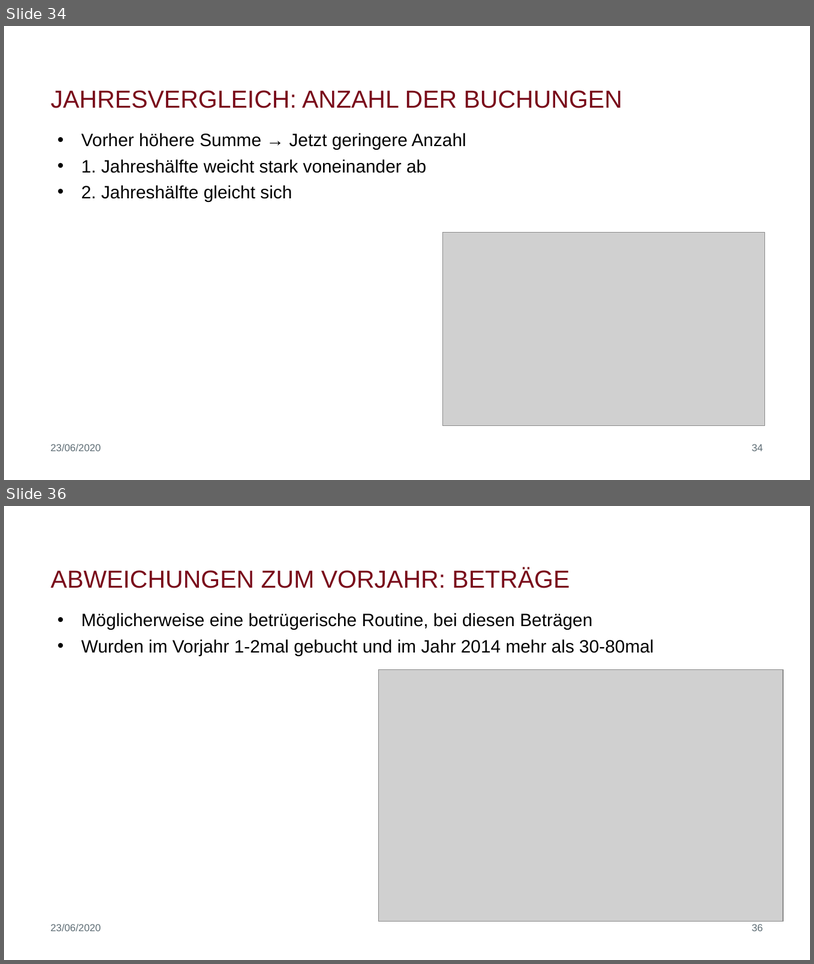
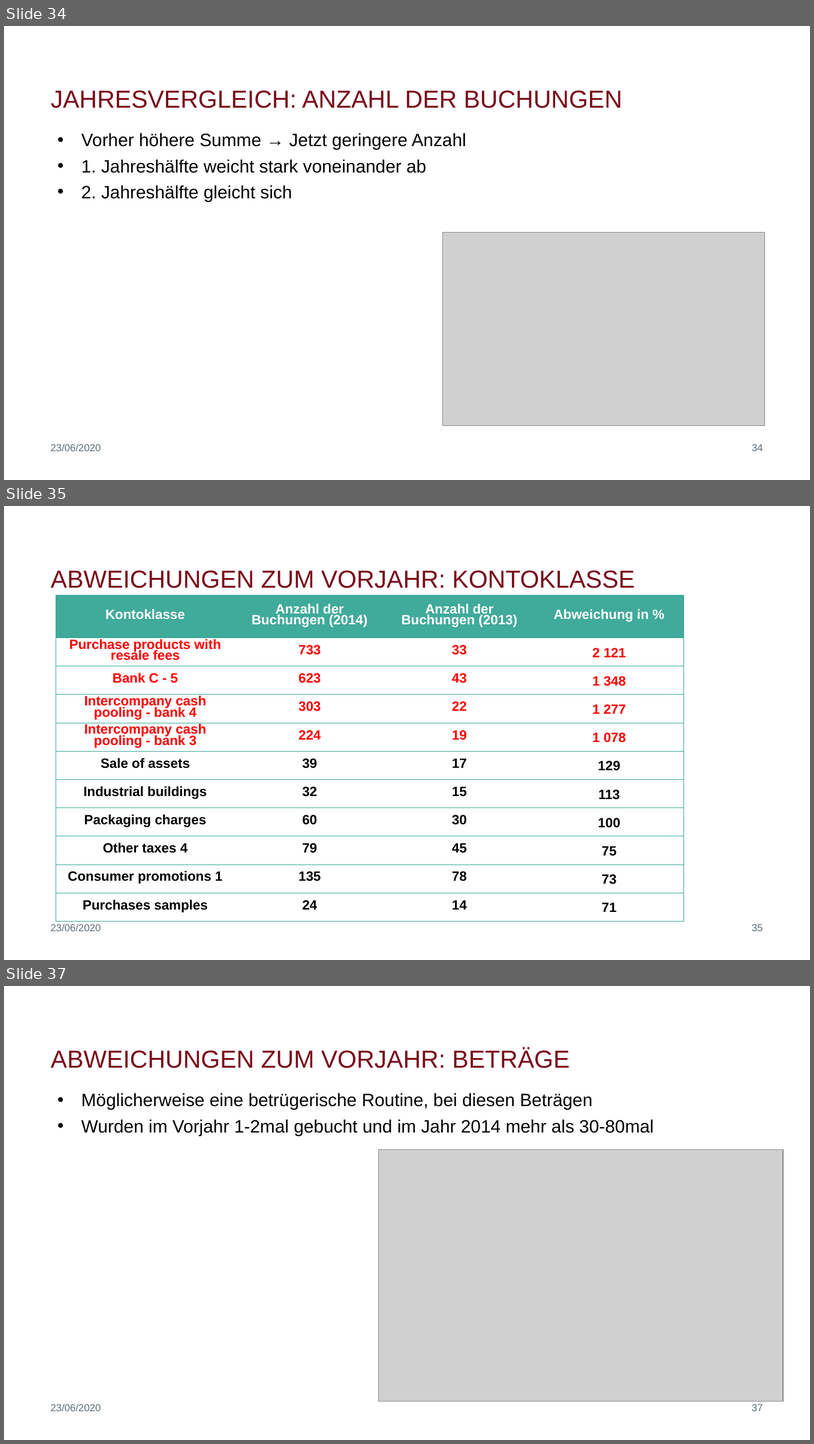
Before and after one commit to biegt/auditing_case_study, a slide deck: 04_output/Präsentation_Case_Study_1_Bieg_Krug.pptx. Shown one above the other, each under a label of ours: slides 34 and 36 before the commit, slides 34, 35 and 37 after it; the slides between them are not shown. The pictures are 814x964 and 814x1444 pixels, drawn with LibreOffice and Linux fonts; fonts in the diff are those of the drawing; grey boxes stand for pictures; background and template pictures are left out. Boxes give left, top, right and bottom in pixels: in the first picture for what was removed or moved away, otherwise in the second. Text is boxed around its words. In the diff, an @@ line names an element or a change of style, - is before the commit and + after.

```diff
--- a/04_output/Präsentation_Case_Study_1_Bieg_Krug.pptx
+++ b/04_output/Präsentation_Case_Study_1_Bieg_Krug.pptx
@@ slide 35 added at [4, 506, 810, 960], background #FFFFFF @@
@@ title added at [51, 570, 635, 588], 29.3 pt, text #790B1A @@
+ABWEICHUNGEN ZUM VORJAHR: KONTOKLASSE
@@ table added at [56, 595, 685, 921], 11 rows, 4 columns @@
+Kontoklasse | Anzahl der Buchungen (2014) | Anzahl der Buchungen (2013) | Abweichung in %
+Purchase products with resale fees | 733 | 33 | 2 121
+Bank C - 5 | 623 | 43 | 1 348
+Intercompany cash pooling - bank 4 | 303 | 22 | 1 277
+Intercompany cash pooling - bank 3 | 224 | 19 | 1 078
+Sale of assets | 39 | 17 | 129
+Industrial buildings | 32 | 15 | 113
+Packaging charges | 60 | 30 | 100
+Other taxes 4 | 79 | 45 | 75
+Consumer promotions 1 | 135 | 78 | 73
+Purchases samples | 24 | 14 | 71
@@ text added at [51, 924, 101, 931], 12 pt, text #5D6C74 @@
+23/06/2020
@@ page number added at [752, 924, 764, 931], 12 pt, text #5D6C74 @@
+35
@@ what was slide 36 is now slide 37 @@
@@ page number at [752, 1404, 764, 1411]: text changed @@
-36
+37
```
Also in this commit, not shown: 1 slide changed, 1 other file.
